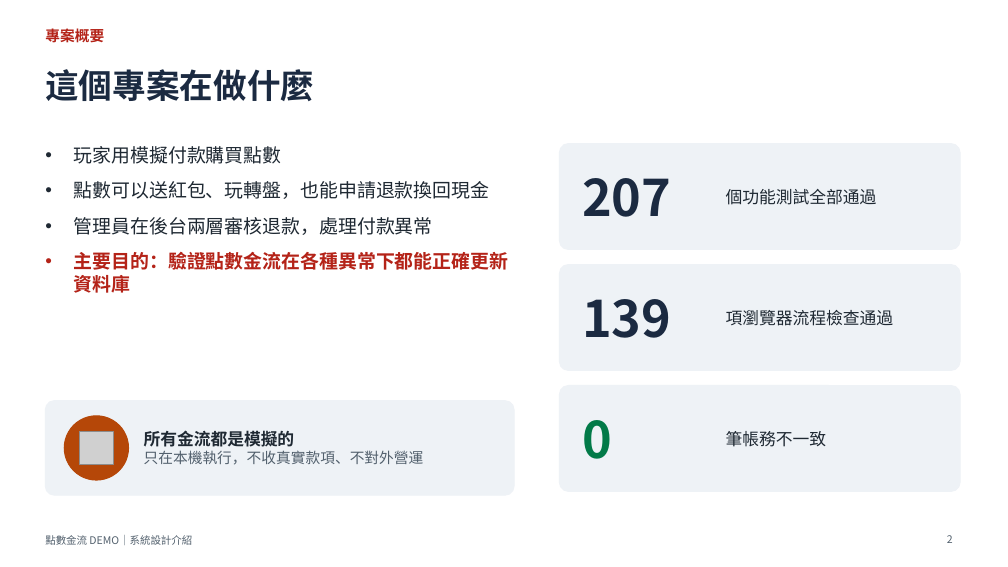
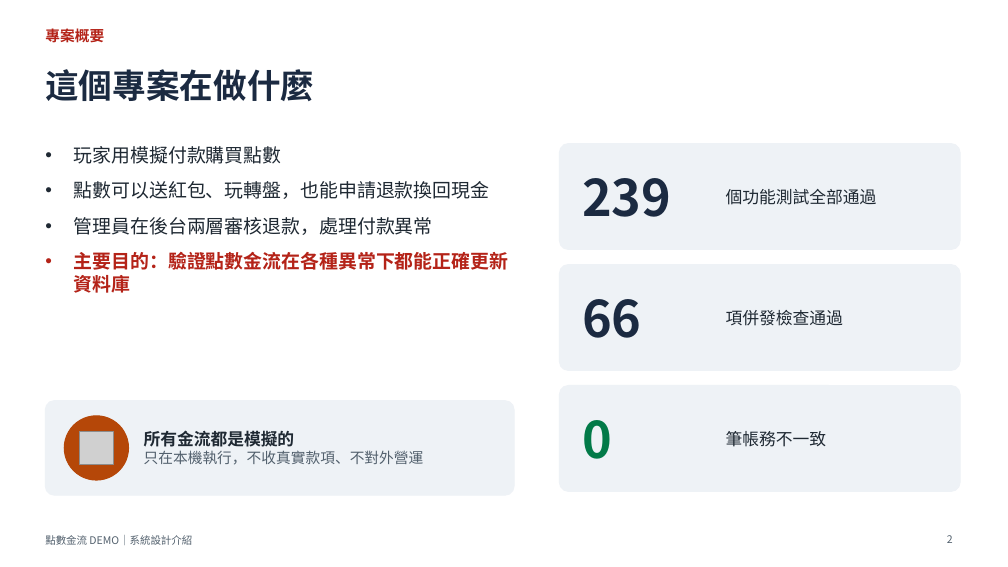
Before and after one commit to knnv0576/TopUpSystem, a slide deck: slide 2 of docs/點數金流DEMO_系統設計介紹.pptx. Drawn at 1008x567 pixels with LibreOffice and Linux fonts; fonts in the diff are those of the drawing; grey boxes stand for pictures. Boxes give left, top, right and bottom in pixels: in the first picture for what was removed or moved away, otherwise in the second. Text is boxed around its words. In the diff, an @@ line names an element or a change of style, - is before the commit and + after.

```diff
--- a/docs/點數金流DEMO_系統設計介紹.pptx
+++ b/docs/點數金流DEMO_系統設計介紹.pptx
@@ text at bbox=[582, 178, 671, 217]: text changed @@
-207
+239
@@ text at bbox=[582, 299, 641, 338]: text changed @@
-139
+66
@@ text at bbox=[726, 310, 843, 326]: text changed @@
-項瀏覽器流程檢查通過
+項併發檢查通過
```
Also in this commit, not shown: 7 other slides changed, 6 slides added, 3 slides removed, 49 other files.
